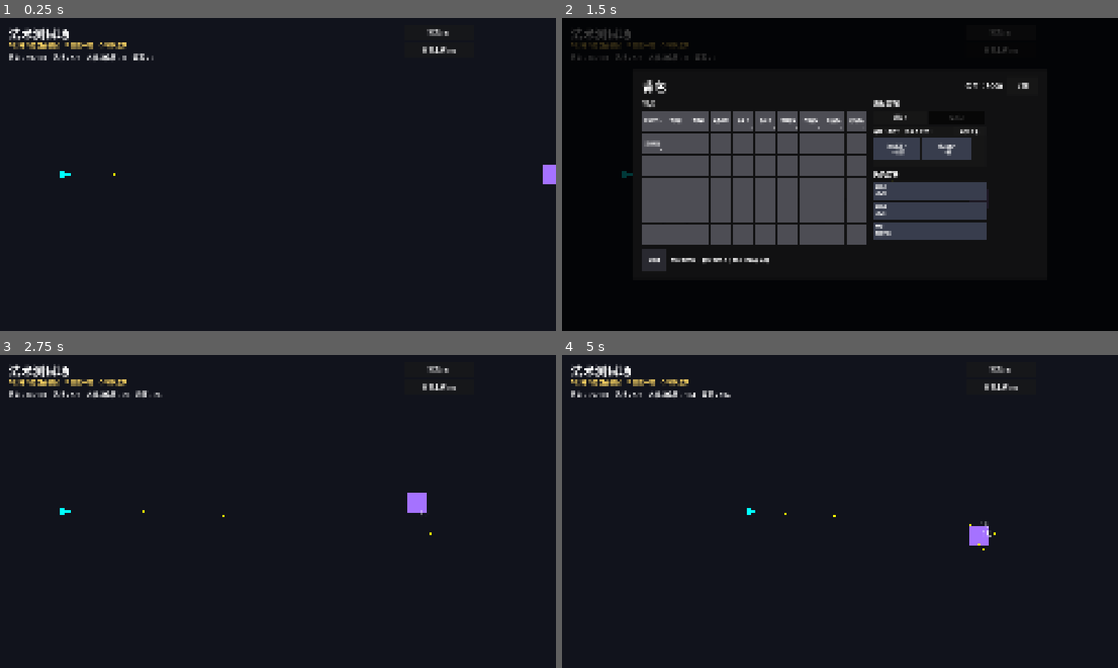
Above: before the commit, frames 1-4 (two rows, left to right).
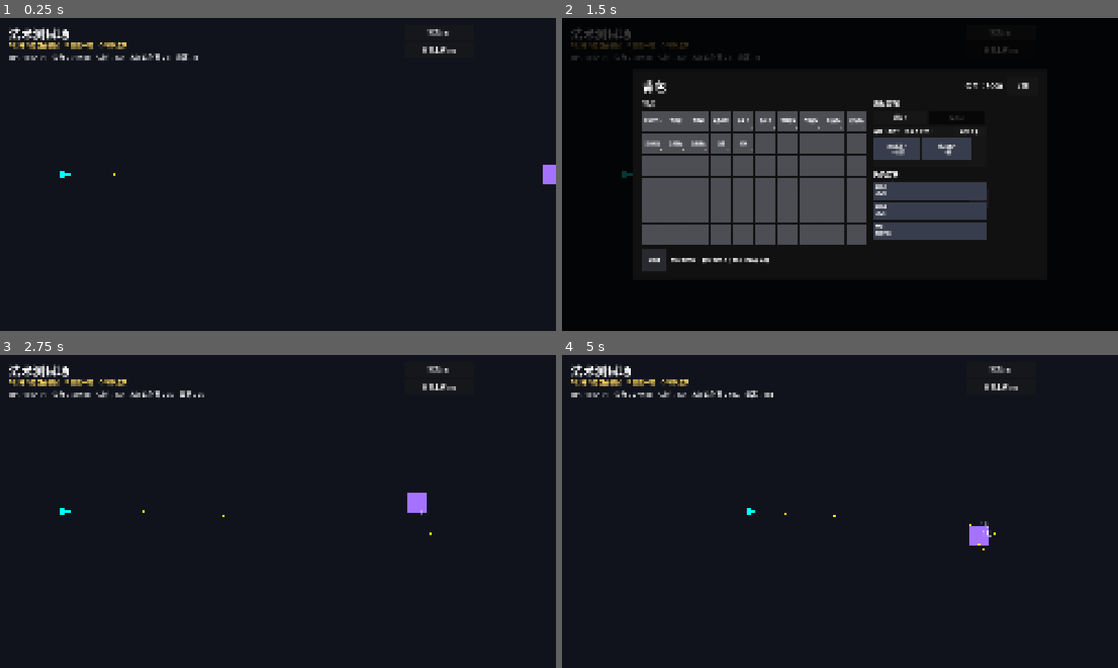
Above: after the commit, the same moments.

Repository: lzh9715/Vertical_Shooter
Game: Godot game, scene res://debug/SpellTest.tscn
Two runs of this game, one before a commit and one after it. Both use one fixed random seed, a clock stepped at 60 frames per second and the inputs below. This scene is started directly instead of the project's main scene.
Inputs (mouse positions are in pixels of both pictures, inside the frame that each line leads up to):
- Up to frame 1 (0.25 s): no input
- Up to frame 2 (1.5 s): click "重置木桩 [R]" at 0.5 s; click "背包 [B]" at 1.25 s
- Up to frame 3 (2.75 s): click "关闭" at 2 s
- Up to frame 4 (5 s): tap Enter at 2.75 s; move the mouse to (962, 495) at 2.77 s; hold D (move_right) 2.78-3.5 s; tap 1 at 2.85 s; click (962, 495) at 2.92 s; drag from (728, 527) to (979, 486) at 3.52 s; move the mouse to (895, 442) at 4.27 s; hold D (move_right) from 4.28 s (still down); tap 3 at 4.35 s

The runs differ from the first frame. In frame 1, 0.4% of the frame differs, in the area x 1-36%, y 11-14%; in frame 2, 0.3%; in frame 3, 0.4%; in frame 4, 0.5%, in the area x 1-38%, y 11-14%.

Commit message:
feat: 装备属性、稀有度词条、施法速度与存档结构
- 装备属性聚合并接入生命、法力、伤害、暴击、防御、减伤和移动速度
- 稀有度词条数量、负词条、预算与价格规则
- 幸运递减收益影响商店稀有度
- 新增双重/三重/四重施法、注能与减耗模块
- 施法速度词条影响实际施法间隔
- 新增 SaveData 存档结构并完成往返测试
- 修复卡槽固定落位与卡牌拖回背包

Diff:
--- a/data/items/ItemDefinition.gd
+++ b/data/items/ItemDefinition.gd
@@ -56,6 +56,7 @@
 @export var mana_discount := 0
 @export var cast_interval := 0.0
 @export var multicast_count := 0
+@export var max_equipped := 0   # 0 = 不限制；未来用于同名模块装备上限
 @export var base_value := 0
 @export var visual_scene: PackedScene
 
--- a/data/items/ItemInstance.gd
+++ b/data/items/ItemInstance.gd
@@ -6,6 +6,7 @@
 var instance_id := 0
 var definition: ItemDefinition
 var affixes: Array[ItemAffix] = []
+var rarity := 0
 
 static var _next_id := 0
 
@@ -15,6 +16,7 @@
 	item.instance_id = _next_id
 	item.definition = def
 	item.affixes = p_affixes
+	item.rarity = def.rarity if def != null else 0
 	return item
 
 func get_value() -> int:
@@ -26,5 +28,6 @@
 func describe_affixes() -> String:
 	var lines: Array[String] = []
 	for affix in affixes:
-		lines.append("%s +%.1f" % [affix.display_name, affix.amount])
+		var sign := "+" if affix.amount >= 0.0 else ""
+		lines.append("%s %s%.1f" % [affix.display_name, sign, affix.amount])
 	return " / ".join(lines)
--- a/data/shop/ShopOffer.gd
+++ b/data/shop/ShopOffer.gd
@@ -28,6 +28,8 @@
 	if is_card():
 		return "法术 · 1 张"
 	var parts: Array[String] = []
+	if instance != null:
+		parts.append(ItemCatalog.rarity_name(instance.rarity))
 	if definition.category == ItemDefinition.Category.GEM:
 		parts.append("%d 槽" % definition.gem_slots)
 	elif definition.category == ItemDefinition.Category.STAFF_BODY:
@@ -42,7 +44,8 @@
 	var lines: Array[String] = [definition.description if definition.description != "" else category_name()]
 	if instance != null:
 		for affix in instance.affixes:
-			lines.append("%s  %s +%.2f" % [affix.display_name, affix.stat, affix.amount])
+			var sign := "+" if affix.amount >= 0.0 else ""
+			lines.append("%s %s%.2f" % [affix.display_name, sign, affix.amount])
 	return "\n".join(lines)
 
 func current_value() -> int:
--- a/debug/SpellTest.gd
+++ b/debug/SpellTest.gd
@@ -51,7 +51,8 @@
 	var damage: int = maxi(_dummy.max_hp - _dummy.hp, 0)
 	_peak_damage = maxi(_peak_damage, damage)
 	var wand_index: int = GameFlow.get_equipment().active_wand_index
-	return "法力：%d/%d    法杖：%d/2    木桩总伤害：%d    最高：%d" % [
+	return "HP：%d/%d    法力：%d/%d    法杖：%d/2    木桩总伤害：%d    最高：%d" % [
+		ceili(GameFlow.hp), ceili(GameFlow.max_hp),
 		ceili(GameFlow.mana), ceili(GameFlow.max_mana),
 		wand_index + 1, damage, _peak_damage,
 	]
--- a/scenes/backpack/BackpackView.gd
+++ b/scenes/backpack/BackpackView.gd
@@ -697,6 +697,7 @@
 func _finish_drag() -> void:
 	_cancel_drag()
 	_refresh()
+	EventBus.loadout_changed.emit()
 
 func _cancel_drag() -> void:
 	if _drag_panel != null:
--- a/scenes/backpack/CardAssemblyPanel.gd
+++ b/scenes/backpack/CardAssemblyPanel.gd
@@ -391,13 +391,16 @@
 			if _wand.body != null and _wand.body.definition != null:
 				staff_interval = _wand.body.definition.cast_interval
 
+			var stats := EquipmentStats.compute(GameFlow.get_equipment())
+			var max_mana := stats.max_mana()
+
 			var index := 0
 			while index < blocks.size():
 				var result := CastSimulator.simulate_action(
 					blocks,
 					index,
-					GameFlow.max_mana,
-					GameFlow.max_mana,
+					max_mana,
+					max_mana,
 					GameFlow.hp,
 					staff_interval,
 					true
--- a/scripts/core/EventBus.gd
+++ b/scripts/core/EventBus.gd
@@ -12,5 +12,8 @@
 ## 战斗中切换激活法杖
 signal wand_switched(index: int)
 
+## 装备/宝石/杖身变化，玩家属性需要重算
+signal loadout_changed
+
 ## Boss 死亡/战斗结束时，强制取消偷取
 signal steal_cancelled
--- /dev/null
+++ b/scripts/inventory/EquipmentStats.gd
@@ -0,0 +1,115 @@
+extends RefCounted
+class_name EquipmentStats
+
+## 汇总装备词条与玩家基础属性，供 Player / UI 读取。
+
+const BASE_MAX_HP := 100.0
+const BASE_HP_REGEN := 1.0
+const BASE_MAX_MANA := 100.0
+const BASE_MANA_REGEN := 35.0
+const BASE_MOVE_SPEED := 400.0
+const BASE_CRIT_CHANCE := 0.05
+const BASE_CRIT_DAMAGE := 1.5
+
+var hp_flat := 0.0
+var hp_pct := 0.0
+var hp_regen_flat := 0.0
+var mana_flat := 0.0
+var mana_pct := 0.0
+var mana_regen_flat := 0.0
+var damage_flat := 0.0
+var damage_pct := 0.0
+var cast_speed_flat := 0.0
+var crit_chance_flat := 0.0
+var crit_damage_flat := 0.0
+var defense_flat := 0.0
+var damage_reduction_flat := 0.0
+var move_speed_pct := 0.0
+var pickup_radius_pct := 0.0
+var luck := 0.0
+
+static func compute(equipment: PlayerEquipment) -> EquipmentStats:
+	var stats := EquipmentStats.new()
+	if equipment == null:
+		return stats
+
+	for wand in equipment.wand_slots:
+		if wand == null:
+			continue
+		stats._add_item(wand.body)
+		stats._add_item(wand.gem)
+
+	stats._add_item(equipment.hat)
+	stats._add_item(equipment.robe)
+	stats._add_item(equipment.accessory)
+	return stats
+
+func max_hp() -> float:
+	return maxf((BASE_MAX_HP + hp_flat) * (1.0 + hp_pct), 1.0)
+
+func hp_regen() -> float:
+	return maxf(BASE_HP_REGEN + hp_regen_flat, 0.0)
+
+func max_mana() -> float:
+	return maxf((BASE_MAX_MANA + mana_flat) * (1.0 + mana_pct), 1.0)
+
+func mana_regen() -> float:
+	return maxf(BASE_MANA_REGEN + mana_regen_flat, 0.0)
+
+func move_speed() -> float:
+	return BASE_MOVE_SPEED * maxf(1.0 + move_speed_pct, 0.1)
+
+func crit_chance() -> float:
+	return clampf(BASE_CRIT_CHANCE + crit_chance_flat, 0.0, 1.0)
+
+func cast_speed_multiplier() -> float:
+	return 1.0 / maxf(1.0 + cast_speed_flat, 0.1)
+
+func crit_damage() -> float:
+	return maxf(BASE_CRIT_DAMAGE + crit_damage_flat, 1.0)
+
+func defense() -> float:
+	return maxf(defense_flat, 0.0)
+
+func damage_reduction() -> float:
+	return clampf(damage_reduction_flat, 0.0, 0.8)
+
+func _add_item(item: ItemInstance) -> void:
+	if item == null:
+		return
+	for affix in item.affixes:
+		_apply_affix(affix)
+
+func _apply_affix(affix: ItemAffix) -> void:
+	if affix == null:
+		return
+
+	match affix.stat:
+		&"damage":
+			damage_flat += affix.amount
+		&"spell_power":
+			damage_pct += affix.amount
+		&"cast_speed", &"cooldown":
+			cast_speed_flat += affix.amount
+		&"max_hp":
+			hp_flat += affix.amount
+		&"hp_regen":
+			hp_regen_flat += affix.amount
+		&"max_mana":
+			mana_flat += affix.amount
+		&"mana_regen":
+			mana_regen_flat += affix.amount
+		&"armor":
+			defense_flat += affix.amount
+		&"damage_reduction":
+			damage_reduction_flat += affix.amount
+		&"crit_chance":
+			crit_chance_flat += affix.amount
+		&"crit_damage":
+			crit_damage_flat += affix.amount
+		&"move_speed":
+			move_speed_pct += affix.amount
+		&"pickup_radius":
+			pickup_radius_pct += affix.amount
+		&"luck":
+			luck += affix.amount
--- a/scripts/player/Player.gd
+++ b/scripts/player/Player.gd
@@ -16,6 +16,7 @@
 var _wand_runtimes: Dictionary = {}
 var _legacy_cooldown := 0.0
 var _iframe_generation := 0
+var _stats: EquipmentStats = EquipmentStats.new()
 
 @onready var shoot_timer: Timer = $ShootTimer
 @onready var hurtbox: Area2D = $Hurtbox
@@ -28,16 +29,34 @@
 
 	hurtbox.area_entered.connect(_on_hurtbox_area_entered)
 	shoot_timer.stop()
+	EventBus.loadout_changed.connect(_rebuild_stats)
+	_rebuild_stats()
 	hp_changed.emit(current_hp, max_hp)
 
 	EventBus.steal_spell_requested.connect(_on_steal_spell)
 	EventBus.steal_cancelled.connect(_return_stolen_spell)
 	EventBus.wand_switched.emit(GameFlow.get_equipment().active_wand_index)
 
+func _rebuild_stats() -> void:
+	_stats = EquipmentStats.compute(GameFlow.get_equipment())
+
+	max_hp = _stats.max_hp()
+	current_hp = minf(current_hp, max_hp)
+	GameFlow.max_hp = max_hp
+	GameFlow.hp = current_hp
+
+	GameFlow.max_mana = _stats.max_mana()
+	GameFlow.mana = minf(GameFlow.mana, GameFlow.max_mana)
+	GameFlow.mana_regen = _stats.mana_regen()
+	speed = _stats.move_speed()
+
+	hp_changed.emit(current_hp, max_hp)
+
 
 func _physics_process(delta):
 	_tick_steal(delta)
 	_regen_mana(delta)
+	_regen_hp(delta)
 	_tick_cast(delta)
 
 	var direction := Input.get_vector("move_left", "move_right", "move_up", "move_down")
@@ -51,6 +70,13 @@
 func _regen_mana(delta: float) -> void:
 	if GameFlow.mana < GameFlow.max_mana:
 		GameFlow.mana = minf(GameFlow.max_mana, GameFlow.mana + GameFlow.mana_regen * delta)
+
+func _regen_hp(delta: float) -> void:
+	if current_hp >= max_hp:
+		return
+	current_hp = minf(max_hp, current_hp + _stats.hp_regen() * delta)
+	GameFlow.hp = current_hp
+	hp_changed.emit(current_hp, max_hp)
 
 func _tick_cast(delta: float) -> void:
 	var wand := GameFlow.get_equipment().active_wand()
@@ -73,6 +99,7 @@
 		if not apply_overdraft(plan.hp_cost):
 			return
 
+	plan.interval = maxf(0.0, plan.interval * _stats.cast_speed_multiplier())
 	runtime.commit(plan)
 	_fire_plan(plan)
 
@@ -245,16 +272,28 @@
 
 func _fire_volley(effect: Dictionary, body_bonus: int) -> void:
 	var count: int = effect.count
+	var base_damage: float = (
+		float(effect.damage) + float(body_bonus) + _stats.damage_flat
+	) * (1.0 + _stats.damage_pct)
+
 	for i in range(count):
 		var bullet = bullet_scene.instantiate()
 		bullet.speed = effect.speed
-		bullet.damage = int(effect.damage) + body_bonus
+
+		var crit := randf() < _stats.crit_chance()
+		var final_damage := base_damage * (_stats.crit_damage() if crit else 1.0)
+		bullet.damage = maxi(1, roundi(final_damage))
+
+		var explosion_base: float = (
+			float(effect.explosion_damage) + float(body_bonus) + _stats.damage_flat
+		) * (1.0 + _stats.damage_pct)
+		bullet.explosion_damage = maxi(0, roundi(explosion_base))
+
 		bullet.is_homing = effect.homing
 		bullet.is_piercing = effect.piercing
 		bullet.pierce_amount = effect.pierce
 		bullet.is_explosive = effect.explosive
 		bullet.explosion_radius = effect.radius
-		bullet.explosion_damage = int(effect.explosion_damage) + body_bonus
 
 		get_parent().add_child(bullet)
 		bullet.global_position = global_position + Vector2(40, 0)
@@ -290,7 +329,13 @@
 
 func take_damage(amount: float = 1.0):
 	AudioManager.play_sfx(&"player_hit")
-	current_hp -= amount
+
+	var effective := amount
+	if _stats != null:
+		effective = maxf(amount - _stats.defense(), 1.0)
+		effective *= (1.0 - _stats.damage_reduction())
+
+	current_hp -= effective
 	GameFlow.hp = current_hp
 	hp_changed.emit(current_hp, max_hp)
 
--- /dev/null
+++ b/scripts/save/SaveData.gd
@@ -0,0 +1,181 @@
+extends RefCounted
+class_name SaveData
+
+## 存档结构草案。只保存定义 ID、实例词条和装配关系，不保存 Resource 对象。
+## 目前不接入实际存盘；先保证 capture -> restore 的往返结构稳定。
+
+const VERSION := 1
+
+static func capture() -> Dictionary:
+	var inventory := GameFlow.get_inventory()
+	var equipment := GameFlow.get_equipment()
+
+	var cells: Array = []
+	for i in range(inventory.cells.size()):
+		if inventory.cells[i] != null:
+			cells.append(_item_to_dict(inventory.cells[i], i))
+
+	var overflow: Array = []
+	for item in inventory.overflow:
+		overflow.append(_item_to_dict(item, -1))
+
+	return {
+		"version": VERSION,
+		"player": {
+			"hp": GameFlow.hp,
+			"max_hp": GameFlow.max_hp,
+			"mana": GameFlow.mana,
+			"max_mana": GameFlow.max_mana,
+		},
+		"inventory": {
+			"cells": cells,
+			"overflow": overflow,
+			"trash": _item_to_dict(inventory.trash, -1),
+		},
+		"equipment": {
+			"active_wand_index": equipment.active_wand_index,
+			"wand_slots": [
+				_wand_to_dict(equipment.wand_slots[0]),
+				_wand_to_dict(equipment.wand_slots[1]),
+			],
+			"hat": _item_to_dict(equipment.hat, -1),
+			"robe": _item_to_dict(equipment.robe, -1),
+			"accessory": _item_to_dict(equipment.accessory, -1),
+		},
+	}
+
+static func restore(data: Dictionary) -> bool:
+	if int(data.get("version", 0)) != VERSION:
+		return false
+
+	var player: Dictionary = data.get("player", {})
+	GameFlow.hp = float(player.get("hp", 100.0))
+	GameFlow.max_hp = float(player.get("max_hp", 100.0))
+	GameFlow.mana = float(player.get("mana", 100.0))
+	GameFlow.max_mana = float(player.get("max_mana", 100.0))
+
+	var inventory := GridInventory.new()
+	var inv_data: Dictionary = data.get("inventory", {})
+
+	var cells: Array = inv_data.get("cells", [])
+	for entry in cells:
+		if not (entry is Dictionary):
+			continue
+		var slot := int(entry.get("slot", -1))
+		if slot < 0 or slot >= inventory.cells.size():
+			continue
+		inventory.cells[slot] = _dict_to_item(entry)
+
+	for entry in inv_data.get("overflow", []):
+		if entry is Dictionary:
+			var item = _dict_to_item(entry)
+			if item != null:
+				inventory.overflow.append(item)
+
+	var trash_entry = inv_data.get("trash")
+	if trash_entry is Dictionary:
+		inventory.trash = _dict_to_item(trash_entry)
+
+	var equipment := PlayerEquipment.new()
+	var eq_data: Dictionary = data.get("equipment", {})
+	var wand_slots: Array = eq_data.get("wand_slots", [])
+	if wand_slots.size() > 0:
+		equipment.wand_slots[0] = _dict_to_wand(wand_slots[0])
+	if wand_slots.size() > 1:
+		equipment.wand_slots[1] = _dict_to_wand(wand_slots[1])
+	equipment.active_wand_index = clampi(int(eq_data.get("active_wand_index", 0)), 0, 1)
+	equipment.hat = _dict_to_item(eq_data.get("hat", {}))
+	equipment.robe = _dict_to_item(eq_data.get("robe", {}))
+	equipment.accessory = _dict_to_item(eq_data.get("accessory", {}))
+
+	GameFlow.inventory = inventory
+	GameFlow.equipment = equipment
+	return true
+
+static func _item_to_dict(item, slot: int = -1) -> Dictionary:
+	if item == null:
+		return {}
+
+	var result := {
+		"slot": slot,
+		"definition_id": String(item.definition.id) if item.definition != null else "",
+	}
+
+	if item is ItemStack:
+		result["kind"] = "stack"
+		result["count"] = item.count
+		return result
+
+	result["kind"] = "instance"
+	result["instance_id"] = item.instance_id
+	result["rarity"] = item.rarity
+	var affixes: Array = []
+	for affix in item.affixes:
+		affixes.append({
+			"id": String(affix.id),
+			"display_name": affix.display_name,
+			"stat": String(affix.stat),
+			"amount": affix.amount,
+			"value_bonus": affix.value_bonus,
+		})
+	result["affixes"] = affixes
+	return result
+
+static func _dict_to_item(data) -> Variant:
+	if not (data is Dictionary) or data.is_empty():
+		return null
+
+	var definition := ItemCatalog.find_definition(StringName(String(data.get("definition_id", ""))))
+	if definition == null:
+		return null
+
+	if String(data.get("kind", "")) == "stack":
+		return ItemStack.new(definition, int(data.get("count", 1)))
+
+	var affixes: Array[ItemAffix] = []
+	for affix_data in data.get("affixes", []):
+		if not (affix_data is Dictionary):
+			continue
+		var affix := ItemAffix.new()
+		affix.id = StringName(String(affix_data.get("id", "")))
+		affix.display_name = String(affix_data.get("display_name", ""))
+		affix.stat = StringName(String(affix_data.get("stat", "")))
+		affix.amount = float(affix_data.get("amount", 0.0))
+		affix.value_bonus = int(affix_data.get("value_bonus", 0))
+		affixes.append(affix)
+
+	var instance := ItemInstance.create(definition, affixes)
+	instance.rarity = int(data.get("rarity", definition.rarity))
+	return instance
+
+static func _wand_to_dict(wand: WandInstance) -> Dictionary:
+	if wand == null:
+		return {}
+
+	var cards: Array = []
+	for card in wand.cards:
+		cards.append(String(card.id) if card != null else "")
+
+	return {
+		"body": _item_to_dict(wand.body),
+		"gem": _item_to_dict(wand.gem),
+		"cards": cards,
+		"cast_index": wand.cast_index,
+	}
+
+static func _dict_to_wand(data) -> WandInstance:
+	if not (data is Dictionary) or data.is_empty():
+		return null
+
+	var body = _dict_to_item(data.get("body", {}))
+	var gem = _dict_to_item(data.get("gem", {}))
+	var wand := WandInstance.create(body, gem)
+	wand.ensure_slots()
+
+	var card_ids: Array = data.get("cards", [])
+	for i in range(mini(card_ids.size(), wand.cards.size())):
+		var id := String(card_ids[i])
+		if id != "":
+			wand.cards[i] = ItemCatalog.find_card(StringName(id))
+	wand.cast_index = int(data.get("cast_index", 0))
+	return wand
--- a/scripts/shop/ItemCatalog.gd
+++ b/scripts/shop/ItemCatalog.gd
@@ -22,6 +22,14 @@
 			return card
 	return null
 
+static func find_definition(id: StringName) -> ItemDefinition:
+	_ensure()
+	for pool in [_cards, _gems, _bodies, _hats, _robes, _accessories]:
+		for definition in pool:
+			if definition.id == id:
+				return definition
+	return null
+
 static func gems() -> Array[ItemDefinition]:
 	_ensure()
 	return _gems
@@ -42,10 +50,18 @@
 	_ensure()
 	return _accessories
 
-static func make_instance(definition: ItemDefinition) -> ItemInstance:
-	return ItemInstance.create(definition, make_affixes(definition.category))
-
-static func make_affixes(category: int) -> Array[ItemAffix]:
+static func make_instance(definition: ItemDefinition, rarity_override: int = -1) -> ItemInstance:
+	if definition == null:
+		return null
+	var rarity := definition.rarity if rarity_override < 0 else rarity_override
+	rarity = clampi(rarity, 0, 3)
+	var instance := ItemInstance.create(definition, make_affixes(definition.category, rarity))
+	instance.rarity = rarity
+	return instance
+
+## 按稀有度生成词条：普通 2±1、稀有 3±1、史诗 4±1、传说 5±1。
+## 每条独立 25% 概率为负面；预算用于限制正面词条总量，允许超出 1 点。
+static func make_affixes(category: int, rarity: int = 0) -> Array[ItemAffix]:
 	var pool: Array[ItemAffix] = []
 	match category:
 		ItemDefinition.Category.GEM:
@@ -59,31 +75,99 @@
 				_affix("锋锐", &"damage", 1.0, 25),
 				_affix("沉重", &"damage", 2.0, 40),
 				_affix("轻快", &"cast_speed", 0.05, 15),
+				_affix("锐利", &"crit_chance", 0.05, 20),
+				_affix("致命", &"crit_damage", 0.15, 25),
 			]
 		ItemDefinition.Category.HAT:
 			pool = [
 				_affix("法力", &"max_mana", 10.0, 20),
 				_affix("专注", &"cooldown", 0.05, 20),
+				_affix("精准", &"crit_chance", 0.03, 15),
 			]
 		ItemDefinition.Category.ROBE:
 			pool = [
 				_affix("生命", &"max_hp", 1.0, 25),
 				_affix("护盾", &"armor", 1.0, 20),
+				_affix("坚韧", &"damage_reduction", 0.03, 20),
 			]
 		ItemDefinition.Category.ACCESSORY:
 			pool = [
 				_affix("拾取", &"pickup_radius", 0.15, 15),
 				_affix("疾行", &"move_speed", 0.08, 15),
+				_affix("幸运", &"luck", 1.0, 20),
 			]
 
 	var result: Array[ItemAffix] = []
 	if pool.is_empty():
 		return result
-	pool.shuffle()
-	var count := 1 + randi_range(0, 1)
-	for i in range(mini(count, pool.size())):
-		result.append(pool[i])
+
+	rarity = clampi(rarity, 0, 3)
+	var base_counts := [2, 3, 4, 5]
+	var budgets := [80, 140, 220, 320]
+	var target_count: int = clampi(base_counts[rarity] + randi_range(-1, 1), 1, 8)
+	var budget: int = maxi(1, budgets[rarity] + randi_range(-1, 1))
+	var spent := 0
+	var has_positive := false
+
+	for i in range(target_count):
+		var template: ItemAffix = pool[randi_range(0, pool.size() - 1)]
+		var negative := randf() < 0.25
+		if not has_positive and i == target_count - 1:
+			negative = false
+
+		var cost := absi(template.value_bonus)
+		if not negative and has_positive and spent + cost > budget + 1:
+			negative = true
+
+		var affix := _affix(
+			template.display_name,
+			template.stat,
+			template.amount,
+			template.value_bonus
+		)
+		if negative:
+			affix.amount = -absf(affix.amount)
+			affix.value_bonus = -absi(affix.value_bonus)
+		else:
+			affix.amount = absf(affix.amount)
+			affix.value_bonus = absi(affix.value_bonus)
+			spent += affix.value_bonus
+			has_positive = true
+		result.append(affix)
+
+	if not has_positive and not result.is_empty():
+		result[0].amount = absf(result[0].amount)
+		result[0].value_bonus = absi(result[0].value_bonus)
+
 	return result
+
+static func rarity_name(rarity: int) -> String:
+	match rarity:
+		0: return "普通"
+		1: return "稀有"
+		2: return "史诗"
+		3: return "传说"
+	return "普通"
+
+## 幸运只影响稀有度权重；有效幸运使用递减收益。
+static func roll_rarity(luck: float) -> int:
+	var effective_luck := maxf(luck, 0.0) * 50.0 / (maxf(luck, 0.0) + 50.0)
+	var weights: Array[float] = [
+		40.0,
+		30.0 + effective_luck * 0.5,
+		20.0 + effective_luck,
+		10.0 + effective_luck * 1.5,
+	]
+	var total := 0.0
+	for weight in weights:
+		total += weight
+	var roll := randf() * total
+	var running := 0.0
+	for i in range(weights.size()):
+		running += weights[i]
+		if roll <= running:
+			return i
+	return weights.size() - 1
 
 static func category_name(category: int) -> String:
 	match category:
@@ -164,34 +248,75 @@
 	double_cast.cast_interval = 0.02
 	double_cast.base_value = 40
 
-	_cards = [single, spread, homing, pierce, boom, damage, double_cast]
+	var triple_cast := _make_def(&"module_triple", "三重施法", ItemDefinition.Category.SPELL_CARD, 3, 80)
+	triple_cast.spell_kind = ItemDefinition.SpellKind.MODULE
+	triple_cast.effect_type = ItemDefinition.EffectType.MULTICAST
+	triple_cast.multicast_count = 3
+	triple_cast.mana_cost = 4
+	triple_cast.cast_interval = 0.04
+	triple_cast.base_value = 80
+
+	var quad_cast := _make_def(&"module_quad", "四重施法", ItemDefinition.Category.SPELL_CARD, 3, 120)
+	quad_cast.spell_kind = ItemDefinition.SpellKind.MODULE
+	quad_cast.effect_type = ItemDefinition.EffectType.MULTICAST
+	quad_cast.multicast_count = 4
+	quad_cast.mana_cost = 8
+	quad_cast.cast_interval = 0.06
+	quad_cast.base_value = 120
+
+	var inject := _make_def(&"module_inject", "注能", ItemDefinition.Category.SPELL_CARD, 3, 20)
+	inject.spell_kind = ItemDefinition.SpellKind.MODULE
+	inject.effect_type = ItemDefinition.EffectType.NONE
+	inject.mana_restore = 20
+	inject.cast_interval = 0.10
+	inject.base_value = 20
+
+	var discount := _make_def(&"module_discount", "减耗", ItemDefinition.Category.SPELL_CARD, 3, 20)
+	discount.spell_kind = ItemDefinition.SpellKind.MODULE
+	discount.effect_type = ItemDefinition.EffectType.NONE
+	discount.mana_discount = 2
+	discount.cast_interval = 0.0
+	discount.base_value = 20
+
+	_cards = [single, spread, homing, pierce, boom, damage, double_cast, triple_cast, quad_cast, inject, discount]
 
 	_gems = [
 		_make_def(&"gem_a", "测试宝石 A", ItemDefinition.Category.GEM, 1, 80, 3),
 		_make_def(&"gem_b", "测试宝石 B", ItemDefinition.Category.GEM, 1, 120, 5),
 		_make_def(&"gem_c", "测试宝石 C", ItemDefinition.Category.GEM, 1, 160, 7),
 	]
+	_gems[0].rarity = 0
+	_gems[1].rarity = 1
+	_gems[2].rarity = 2
 	_gems[2].cast_mode = ItemDefinition.CastMode.SHUFFLED
 
 	_bodies = [
 		_make_def(&"body_a", "测试杖身 A", ItemDefinition.Category.STAFF_BODY, 1, 90, 0, 3),
 		_make_def(&"body_b", "测试杖身 B", ItemDefinition.Category.STAFF_BODY, 1, 120, 0, 5),
 	]
+	_bodies[0].rarity = 0
+	_bodies[1].rarity = 1
 
 	_hats = [
 		_make_def(&"hat_apprentice", "学徒帽", ItemDefinition.Category.HAT, 1, 80),
 		_make_def(&"hat_arcane", "秘法帽", ItemDefinition.Category.HAT, 1, 110),
 	]
+	_hats[0].rarity = 0
+	_hats[1].rarity = 1
 
 	_robes = [
 		_make_def(&"robe_apprentice", "学徒袍", ItemDefinition.Category.ROBE, 1, 90),
 		_make_def(&"robe_arcane", "秘法袍", ItemDefinition.Category.ROBE, 1, 120),
 	]
+	_robes[0].rarity = 0
+	_robes[1].rarity = 1
 
 	_accessories = [
 		_make_def(&"acc_charm", "拾取护符", ItemDefinition.Category.ACCESSORY, 1, 70),
 		_make_def(&"acc_swift", "疾行护符", ItemDefinition.Category.ACCESSORY, 1, 85),
 	]
+	_accessories[0].rarity = 0
+	_accessories[1].rarity = 1
 
 static func _make_def(id: StringName, name: String, category: int, stack_limit: int, price: int, gem_slots := 0, damage := 0) -> ItemDefinition:
 	var def := ItemDefinition.new()
--- a/scripts/shop/ShopSession.gd
+++ b/scripts/shop/ShopSession.gd
@@ -108,10 +108,16 @@
 func _make_offer(definition: ItemDefinition) -> ShopOffer:
 	var instance: ItemInstance = null
 	if not definition.is_card():
-		instance = ItemCatalog.make_instance(definition)
+		var luck := EquipmentStats.compute(GameFlow.get_equipment()).luck
+		var rarity := ItemCatalog.roll_rarity(luck)
+		instance = ItemCatalog.make_instance(definition, rarity)
 
 	var base := instance.get_value() if instance != null else definition.base_price
-	var price := maxi(1, roundi(base * pricing.total_multiplier()))
+	var layer := 1
+	if GameFlow.current_node != null:
+		layer = maxi(GameFlow.current_node.layer, 1)
+	var difficulty_multiplier := 1.0 + float(layer - 1) * 0.1
+	var price := maxi(1, roundi(base * pricing.total_multiplier() * difficulty_multiplier))
 	return ShopOffer.new(definition, instance, price)
 
 func _pick(pool: Array[ItemDefinition]) -> ItemDefinition:
Not shown, added: scripts/inventory/EquipmentStats.gd.uid
Not shown, added: scripts/save/SaveData.gd.uid
